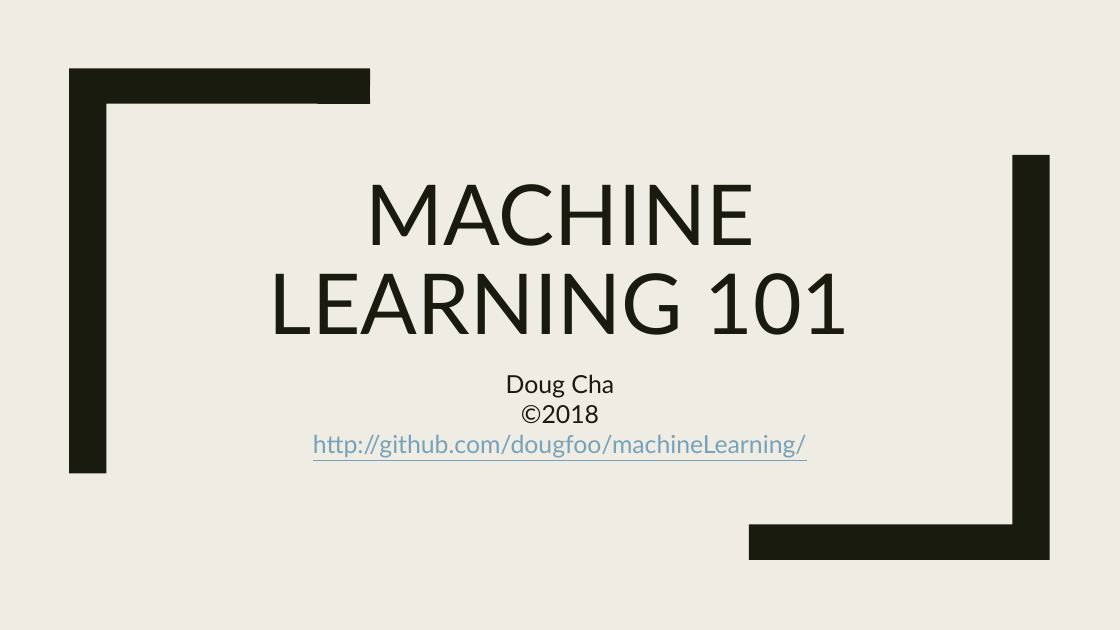
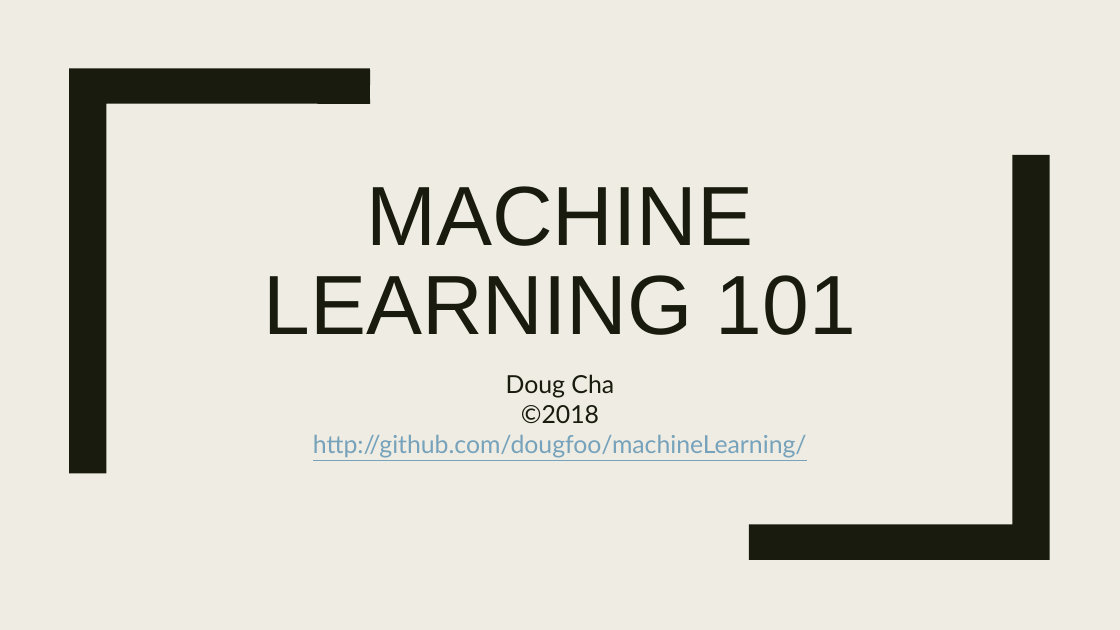
Before and after one commit to dougfoo/machineLearning, a slide deck: slide 1 of talks/MachineLearning101.pptx. Drawn at 1120x630 pixels with LibreOffice and Linux fonts; fonts in the diff are those of the drawing. Boxes give left, top, right and bottom in pixels: in the first picture for what was removed or moved away, otherwise in the second. Text is boxed around its words. In the diff, an @@ line names an element or a change of style, - is before the commit and + after.

```diff
--- a/talks/MachineLearning101.pptx
+++ b/talks/MachineLearning101.pptx
@@ title "MACHINE LEARNING 101" at (x1=264, y1=186, x2=856, y2=335): font Lato to Arial @@
```
Also in this commit, not shown: 1 other slide changed, 4 slides added, 1 slide removed, 3 other files.
